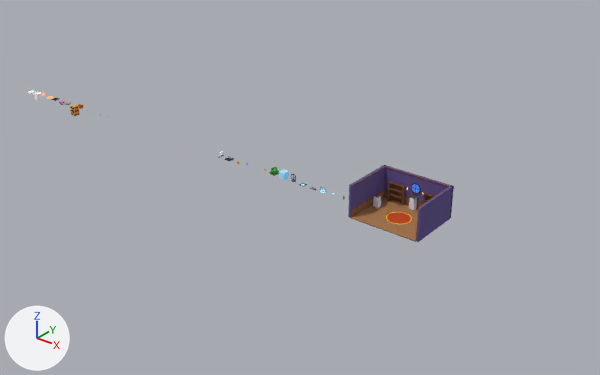
The Blender file blender/assets.blend: old version first, new version second.
The view is the same before and after, from a 50 mm camera at (117.1, -75.0, 46.0) aimed at (53.8, 4.1, -3.1). Lighting does not change. The marker at lower left points along +X, +Y and +Z. The older version comes first.

Before the edit, the objects in view are built like this:
```python
me_ice_block = bpy.data.meshes.new('ice_block')
me_ice_block.from_pydata(...)  # 32 vertices, 30 faces; spans x -0.47..0.47, y -0.47..0.47, z 0.0..1.0
me_ice_block.materials.append(mat_iceblock)  # blue #a9e4ff, glowing blue #3aa0d8
me_room_floor = bpy.data.meshes.new('room_floor')
me_room_floor.from_pydata(...)  # 512 vertices, 384 faces; spans x -4.49..4.49, y -3.48..3.48, z -0.1..0.0
me_room_floor.materials.append(mat_plank)  # brown #a8764a
ob_ice_block = bpy.data.objects.new('ice_block', me_ice_block)
ob_ice_block.location = (54.4, 0.0, 0.0)
ob_menu_room = bpy.data.objects.new('menu_room', None)
ob_menu_room.location = (72.0, 0.0, 0.0)
ob_plant_block = bpy.data.objects.new('plant_block', None)
ob_plant_block.location = (52.8, 0.0, 0.0)
ob_room_floor = bpy.data.objects.new('room_floor', me_room_floor)
ob_room_floor.parent = ob_menu_room
ob_room_floor.location = (0.0, 0.0, 0.0)
# also in view: 'room_walls' at (72.0, 0.2, 2.1)
```
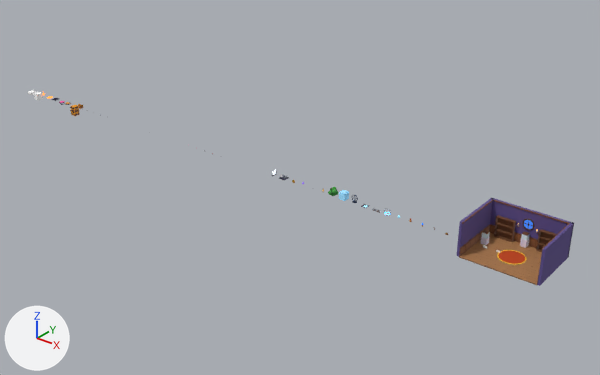
ob_plant_block is not drawn itself; it is the parent of ob_plant_bush, ob_plant_bush_dark, ob_plant_thorns.
ob_menu_room is not drawn itself; it is the parent of ob_room_floor_base, ob_room_floor, ob_room_walls, ob_room_wainscot, ob_room_wainscot_panels, ob_room_rug_edge, ob_room_rug, ob_room_bookcase_left.

What differs and where, as boxes (x1, y1, x2, y2) in the pictures (600 x 375 px):
'room_walls', moved: before (348, 165, 454, 242); after (457, 198, 574, 286)
'room_floor', moved: before (352, 197, 418, 242); after (459, 233, 542, 285)
'room_bookcase_left', moved: before (387, 181, 405, 205); after (494, 215, 516, 242)
'room_wainscot', moved: before (350, 166, 450, 235); after (459, 200, 570, 283)
'room_rug', moved: before (387, 212, 411, 224); after (499, 250, 525, 264)
'room_wainscot_panels', moved: before (352, 192, 422, 215); after (461, 226, 537, 253)
'room_bookcase_right', moved (mostly hidden before): before (423, 193, 435, 204); after (536, 229, 557, 252)
'ice_block', moved: before (279, 169, 289, 180); after (339, 190, 349, 201)
'room_vitrina_center_pedestal', moved: before (409, 202, 417, 210); after (520, 239, 529, 248)
'room_rug_edge', moved: before (386, 212, 412, 224); after (497, 250, 527, 264)
'room_vitrina_left_pedestal', moved: before (373, 200, 381, 208); after (481, 237, 490, 245)
'plant_bush', moved: before (269, 167, 279, 176); after (328, 187, 338, 196)
'room_window_glass', moved: before (412, 184, 419, 193); after (524, 220, 533, 229)
'room_window_frame', moved: before (411, 183, 421, 194); after (522, 219, 534, 230)
'room_vitrina_center_glass', moved: before (410, 197, 417, 203); after (521, 234, 530, 240)
'room_floor_base', moved: before (351, 208, 416, 242); after (460, 252, 536, 285)
'room_vitrina_left_glass', moved: before (374, 196, 381, 202); after (482, 232, 490, 239)
'room_vitrina_center_lid', moved: before (410, 195, 417, 199); after (522, 231, 530, 236)
'room_vitrina_left_lid', moved: before (374, 194, 381, 197); after (482, 230, 490, 234)
'plant_bush_dark', moved (not visible afterwards): before (271, 168, 278, 174)

The change in detail:
Object 'plant_block' (ob_plant_block) moves from (52.8, 0.0, 0.0) to (62.4, 0.0, 0.0).
Object 'ice_block' (ob_ice_block) moves from (54.4, 0.0, 0.0) to (64.0, 0.0, 0.0).
Object 'menu_room' (ob_menu_room) moves from (72.0, 0.0, 0.0) to (86.4, 0.0, 0.0).
